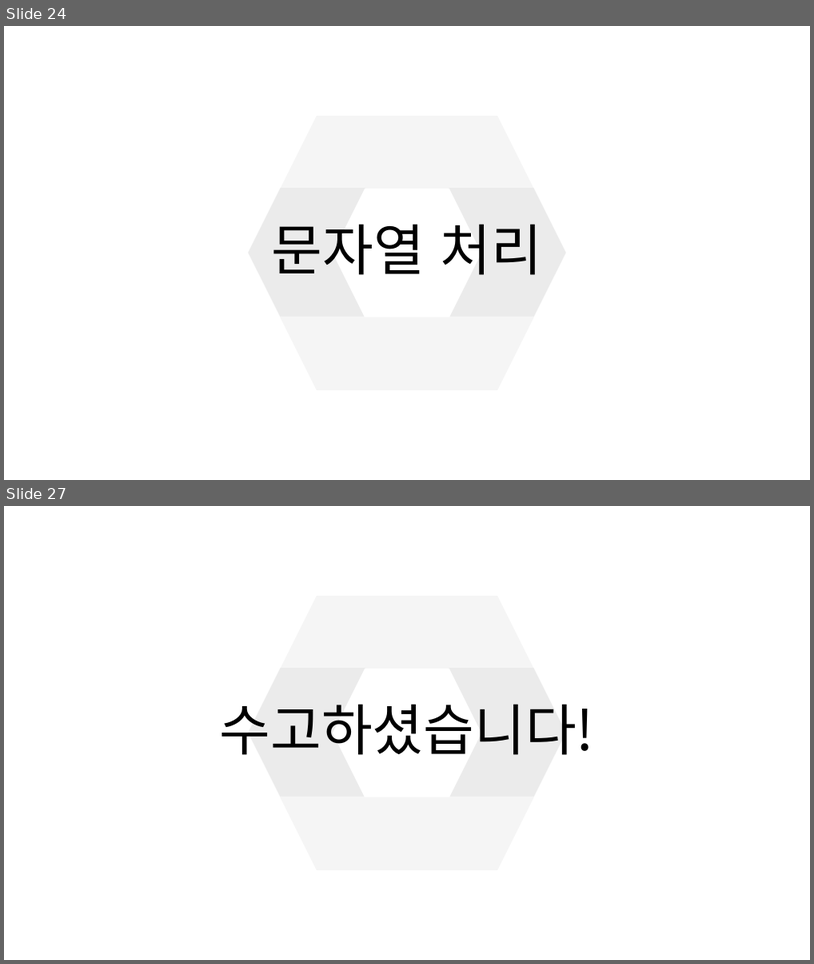
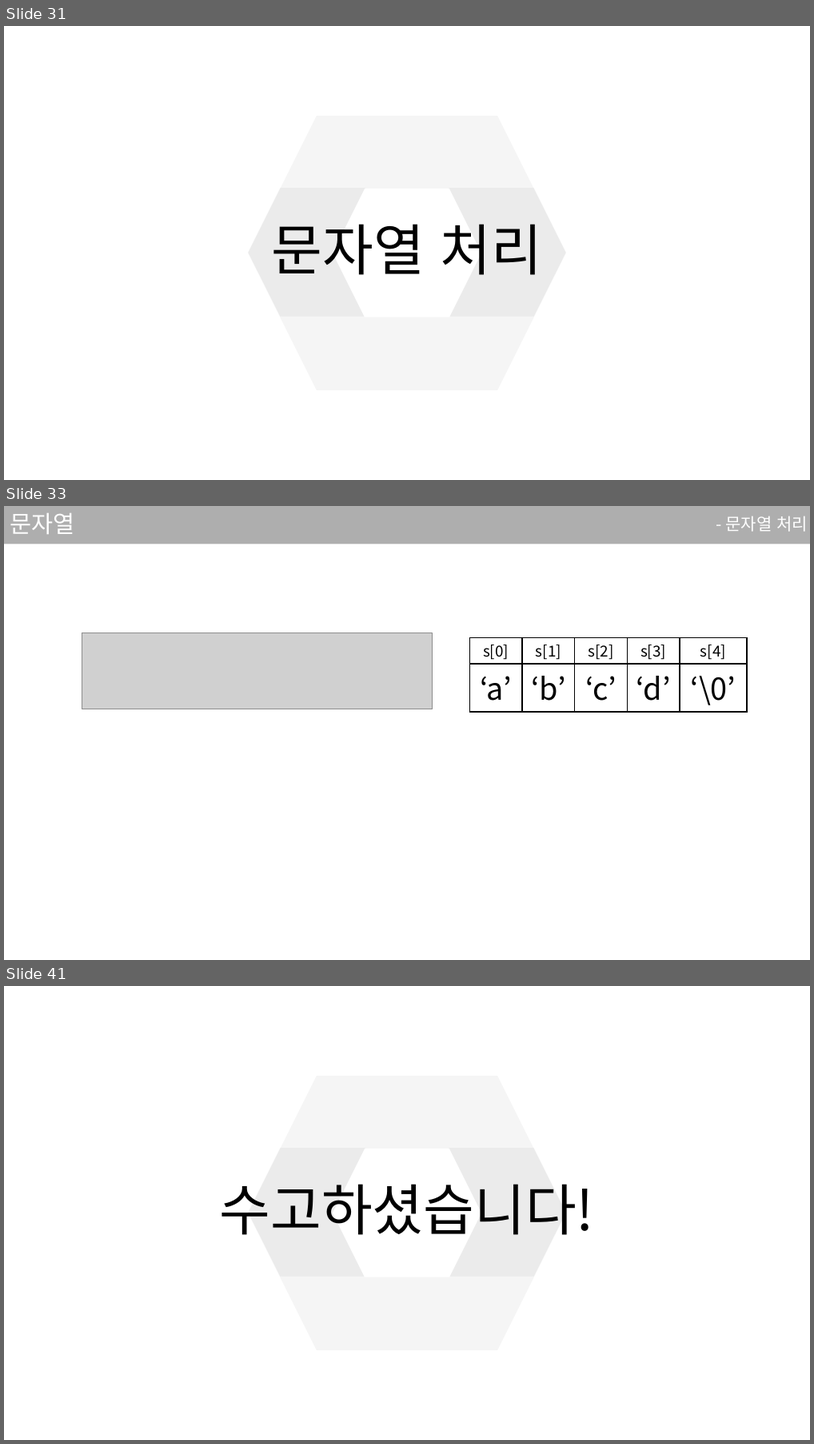
Before and after one commit to sjsjsj1246/EC_C_Language_Study, a slide deck: ppt/3강.pptx. Shown one above the other, each under a label of ours: slides 24 and 27 before the commit, slides 31, 33 and 41 after it; the slides between them are not shown. The pictures are 814x964 and 814x1444 pixels, drawn with LibreOffice and Linux fonts; fonts in the diff are those of the drawing; grey boxes stand for pictures. Boxes give left, top, right and bottom in pixels: in the first picture for what was removed or moved away, otherwise in the second. Text is boxed around its words. In the diff, an @@ line names an element or a change of style, - is before the commit and + after.

```diff
--- a/ppt/3강.pptx
+++ b/ppt/3강.pptx
@@ slide 33 added at [4,506,810,960], background #FFFFFF @@
@@ rectangle added at [4,506,810,544], fill #181717 at 35% opacity @@
@@ title added at [10,513,75,534], 28 pt, text #FFFFFF @@
+문자열
@@ text added at [726,516,808,532], 20 pt, text #FFFFFF @@
+- 문자열 처리
@@ picture added at [82,633,433,709] @@
@@ rectangle added at [470,638,522,664], fill #FFFFFF, outline #000000 1.5 pt, 18 pt, text #000000 @@
+s[0]
@@ rectangle added at [522,638,575,664], fill #FFFFFF, outline #000000 1.5 pt, 18 pt, text #000000 @@
+s[1]
@@ rectangle added at [575,638,628,664], fill #FFFFFF, outline #000000 1.5 pt, 18 pt, text #000000 @@
+s[2]
@@ rectangle added at [628,638,680,664], fill #FFFFFF, outline #000000 1.5 pt, 18 pt, text #000000 @@
+s[3]
@@ rectangle added at [680,638,747,664], fill #FFFFFF, outline #000000 1.5 pt, 18 pt, text #000000 @@
+s[4]
@@ rectangle added at [470,664,522,712], fill #FFFFFF, outline #000000 1.5 pt, 36 pt, text #000000 @@
+‘a’
@@ rectangle added at [522,664,575,712], fill #FFFFFF, outline #000000 1.5 pt, 36 pt, text #000000 @@
+‘b’
@@ rectangle added at [575,664,628,712], fill #FFFFFF, outline #000000 1.5 pt, 36 pt, text #000000 @@
+‘c’
@@ rectangle added at [628,664,680,712], fill #FFFFFF, outline #000000 1.5 pt, 36 pt, text #000000 @@
+‘d’
@@ rectangle added at [680,664,747,712], fill #FFFFFF, outline #000000 1.5 pt, 36 pt, text #000000 @@
+‘\0’
@@ what was slide 24 is now slide 31 @@
@@ what was slide 27 is now slide 41 @@
```
Also in this commit, not shown: 9 slides changed, 15 other slides added, 2 slides removed, 2 other files.
